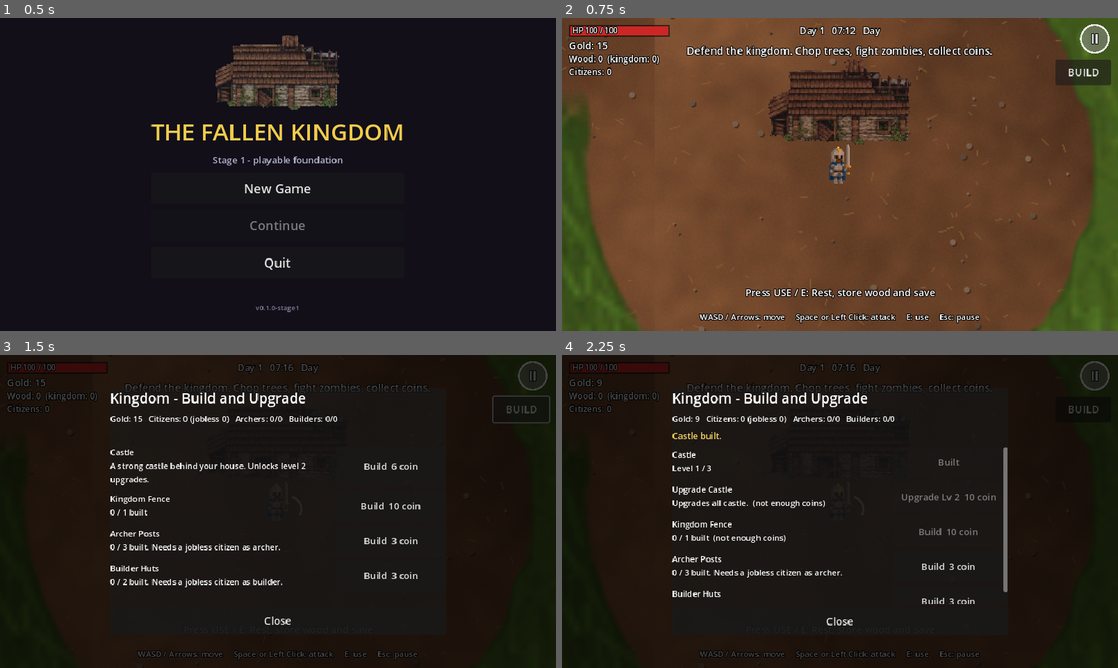
Above: before the commit, frames 1-4 (two rows, left to right).
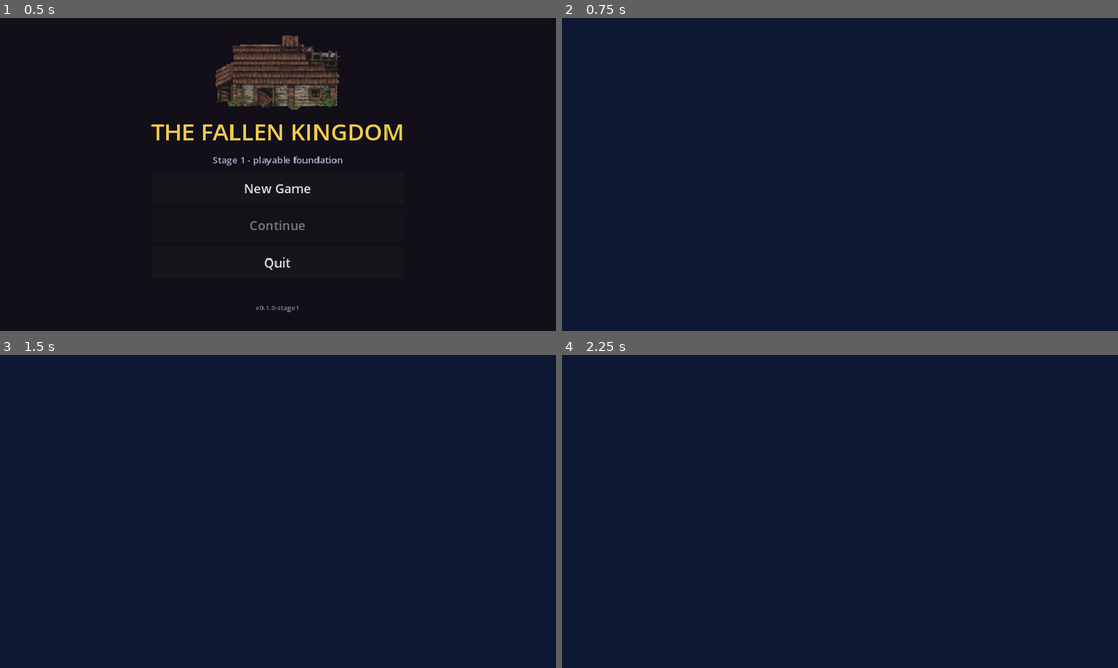
Above: after the commit, the same moments.

Repository: afie-boop/The-Fallen-Kingdom
Game: Godot game, scene res://scenes/main_menu.tscn
Two runs of this game, one before a commit and one after it. Both use one fixed random seed, a clock stepped at 60 frames per second and the inputs below.
Inputs (mouse positions are in pixels of both pictures, inside the frame that each line leads up to):
- Up to frame 1 (0.5 s): no input
- Up to frame 2 (0.75 s): click "New Game" at 0.5 s
- Up to frame 3 (1.5 s): click (522, 408) at 1.25 s, where only the run before the commit has a clickable "BUILD"
- Up to frame 4 (2.25 s): click (951, 467) at 2 s, where only the run before the commit has a clickable "Build 6 coin"

Frame 1 is identical in both runs. In frame 2, 100% of the frame differs, in the area x 0-100%, y 0-100%; in frame 3, 99%; in frame 4, 99%.
Error after the commit: Parse Error: Static function "spawn_nests()" not found in base "WorldGenerator". (res://scripts/game.gd:57)

Commit message:
Replace zombie nests with randomly generated caves

Diff:
--- a/extracted/The-Fallen-Kingdom/scripts/world_generator.gd
+++ b/extracted/The-Fallen-Kingdom/scripts/world_generator.gd
@@ -5,7 +5,6 @@
 
 const TREE_SCENE: PackedScene = preload("res://scenes/tree.tscn")
 const RUIN_SCENE: PackedScene = preload("res://scenes/ruin.tscn")
-const NEST_SCENE: PackedScene = preload("res://scenes/zombie_nest.tscn")
 const CAMP_PROP_SCENE: PackedScene = preload("res://scenes/camp_prop.tscn")
 const BEGGAR_SCENE: PackedScene = preload("res://scenes/beggar.tscn")
 
@@ -77,29 +76,30 @@
     return spots
 
 
-## Small zombie nests spread over the island (the big Zombie Castle is placed separately).
-static func spawn_nests(parent: Node2D, island: IslandMap, world_seed: int, count: int, avoid: Array) -> Array[Vector2]:
+## Random caves scattered around the island; zombies emerge from these at night.
+static func spawn_caves(parent: Node2D, island: IslandMap, world_seed: int, count: int, avoid: Array) -> Array[Vector2]:
     var rng := RandomNumberGenerator.new()
     rng.seed = world_seed + 4242
     var spots: Array[Vector2] = []
     var tries: int = 0
-    while spots.size() < count and tries < 500:
+    while spots.size() < count and tries < 700:
         tries += 1
         var p: Vector2 = island.random_land_point(rng, 0.25, 140.0)
         if _blocked(p, avoid):
             continue
         var ok: bool = true
         for q in spots:
-            if p.distance_to(q) < 380.0:
+            if p.distance_to(q) < 520.0:
                 ok = false
                 break
         if not ok:
             continue
         spots.append(p)
-        var n := NEST_SCENE.instantiate() as ZombieNest
-        n.position = p
-        parent.add_child(n)
-        island.add_dirt_spot(p + Vector2(0, 8), 60.0)
+        var cave := ZombieCave.new()
+        cave.position = p
+        cave.variant = rng.randi_range(0, 2)
+        parent.add_child(cave)
+        island.add_dirt_spot(p + Vector2(0, 8), 75.0)
     return spots
 
 
